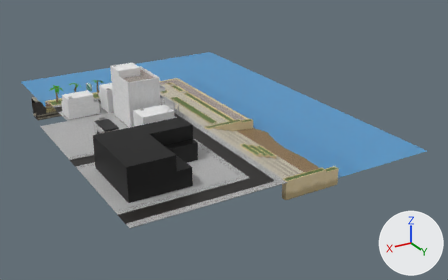
The COLLADA model res/models/docks/docks.dae, before and after one commit.
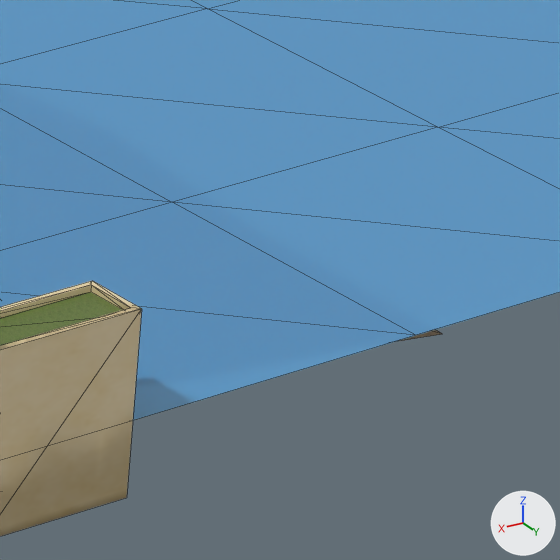
There are two pictures of each version: one whole from a 50 mm camera at (90.1, 211.0, 84.9) aimed at (-25.3, 18.6, -11.3), one close up on the part from 73% to 84% of the width and 51% to 68% of the height. The axes (+X, +Y, +Z) are drawn at lower right. The lights are the same throughout. The close-ups show mesh edges as thin lines. Where no turn or scale is listed for an object, it has been applied to the vertices. Vertices at the same position are counted once.

Before the edit, the objects in view are built like this:
```python
me_plane_070 = bpy.data.meshes.new('Plane.070')
me_plane_070.from_pydata(...)  # 30 vertices, 46 faces; spans x -30.0..-10.0, y 23.0..25.0, z -5.0..1.4
me_plane_070.materials.append(mat_docks_concrete)  # picture img_concrete_tan_darkened_albedo_png
me_plane_233 = bpy.data.meshes.new('Plane.233')
me_plane_233.from_pydata(...)  # 196 vertices, 324 faces; spans x -18.7..53.1, y -97.9..23.2, z -2.8..0.0
me_plane_233.materials.append(mat_sand)  # picture img_sand_albedo_png
# before: 2 (-17.7, 23.0, -2.2) at pixel (442, 334), 3 (2.8, 23.0, 0.0), 19 (-2.1, 23.0, -0.4), 23 (-14.6, 23.0, -1.9)
me_plane_241 = bpy.data.meshes.new('Plane.241')
me_plane_241.from_pydata(...)  # 121 vertices, 190 faces; spans x -70.0..30.0, y -70.0..80.0, z 0.0
me_plane_241.materials.append(mat_water_water)  # blue #55aae7
ob_docks_153 = bpy.data.objects.new('docks.153', me_plane_070)
ob_docks_153.location = (0.0, 55.0, 0.0)
ob_plane_061 = bpy.data.objects.new('Plane.061', me_plane_233)
ob_plane_061.location = (-25.3, 55.0, -2.0)
ob_plane_062 = bpy.data.objects.new('Plane.062', me_plane_241)
ob_plane_062.location = (0.0, 0.0, -2.7)
# also in view: 'docks.154' at (-20.0, 79.0, 0.8)
```
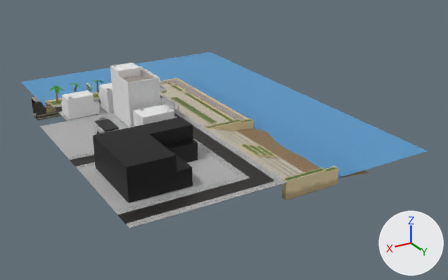
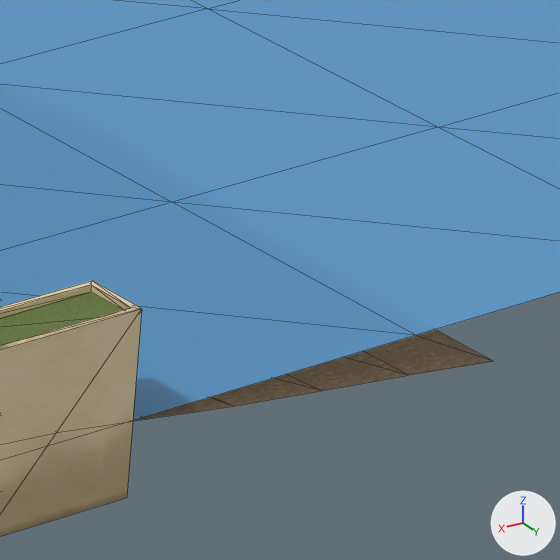
The newer file is also turned or shifted as a whole; pictures and numbers use the older file's frame.

The change, as a list of edits to the scene's bpy script:
```text
Change me_plane_233:
    where me_plane_233.from_pydata(...)  # 196 vertices, 324 faces; spans x -18.7..53.1, y -97.9..23.2, z -2.8..0.0
    used by ob_plane_061; location = (-25.3, 55.0, -2.0)
    me_plane_233 part 1
    add for i in [2, 3, 19, 23]: me_plane_233.vertices[i].co += Vector((0.0, 2.0, 0.0))
    me_plane_233.vertices[20].co: (-5.2, 23.1, -0.8) -> (-5.2, 25.0, -0.8)  # not seen -> pixel (146, 419)
    me_plane_233.vertices[21].co: (-8.2, 23.2, -1.2) -> (-8.2, 25.0, -1.2)  # not seen -> pixel (233, 406)
    me_plane_233.vertices[22].co: (-11.4, 23.1, -1.5) -> (-11.4, 25.0, -1.5)  # not seen -> pixel (321, 390)
```

Where the change shows, as pixel boxes (x1, y1, x2, y2) in the close-ups (560 x 560 px):
'Plane.061', reshaped: before (399, 330, 442, 341); after (133, 330, 493, 421)
